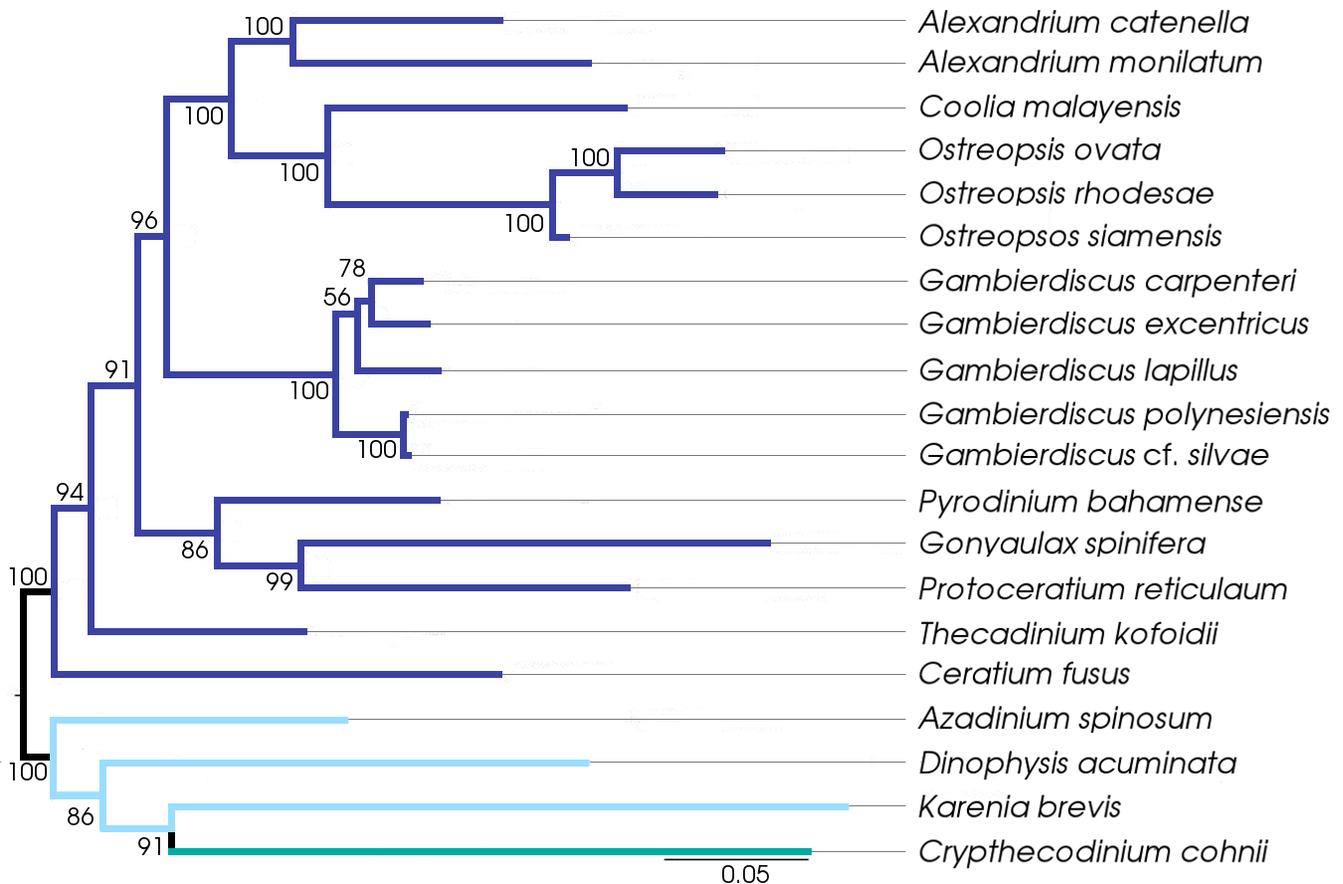
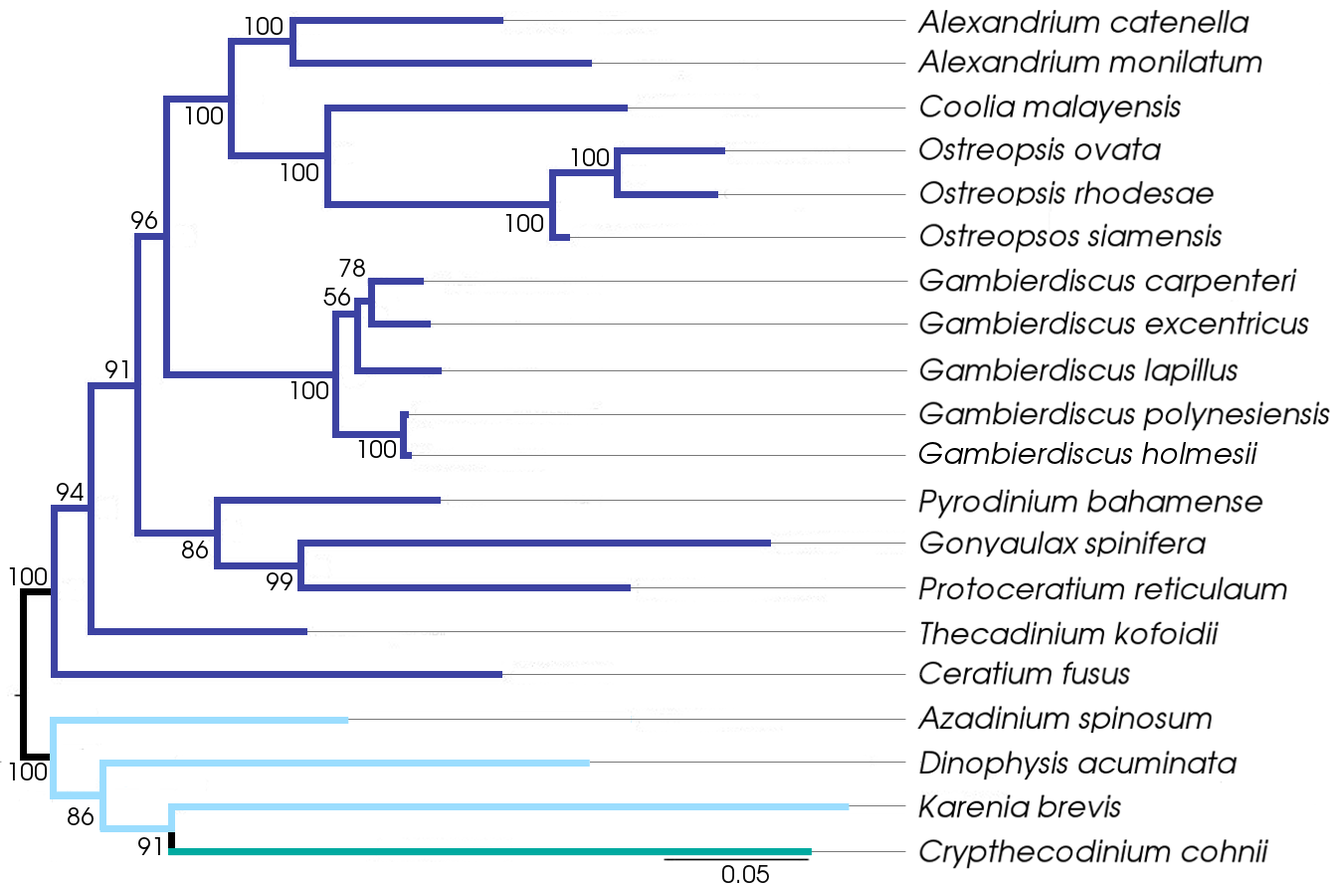
Before/after of a 1343 × 884 layered artwork. What changed in the layer stack:
renamed "Gambierdiscus cf. silvae #1" to "Gambierdiscus holmesii", painted on it over (x1=919, y1=441, x2=1270, y2=466)
